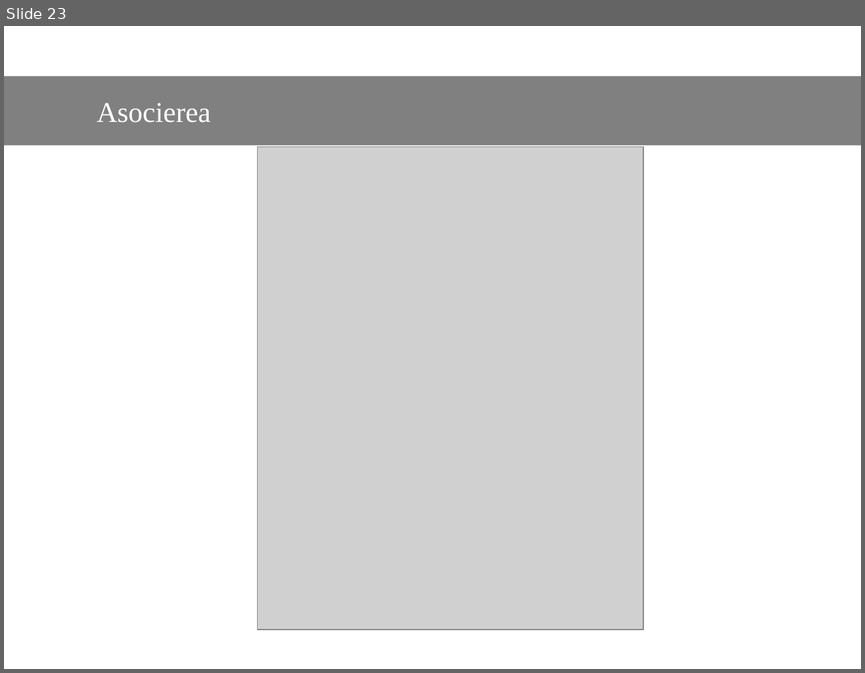
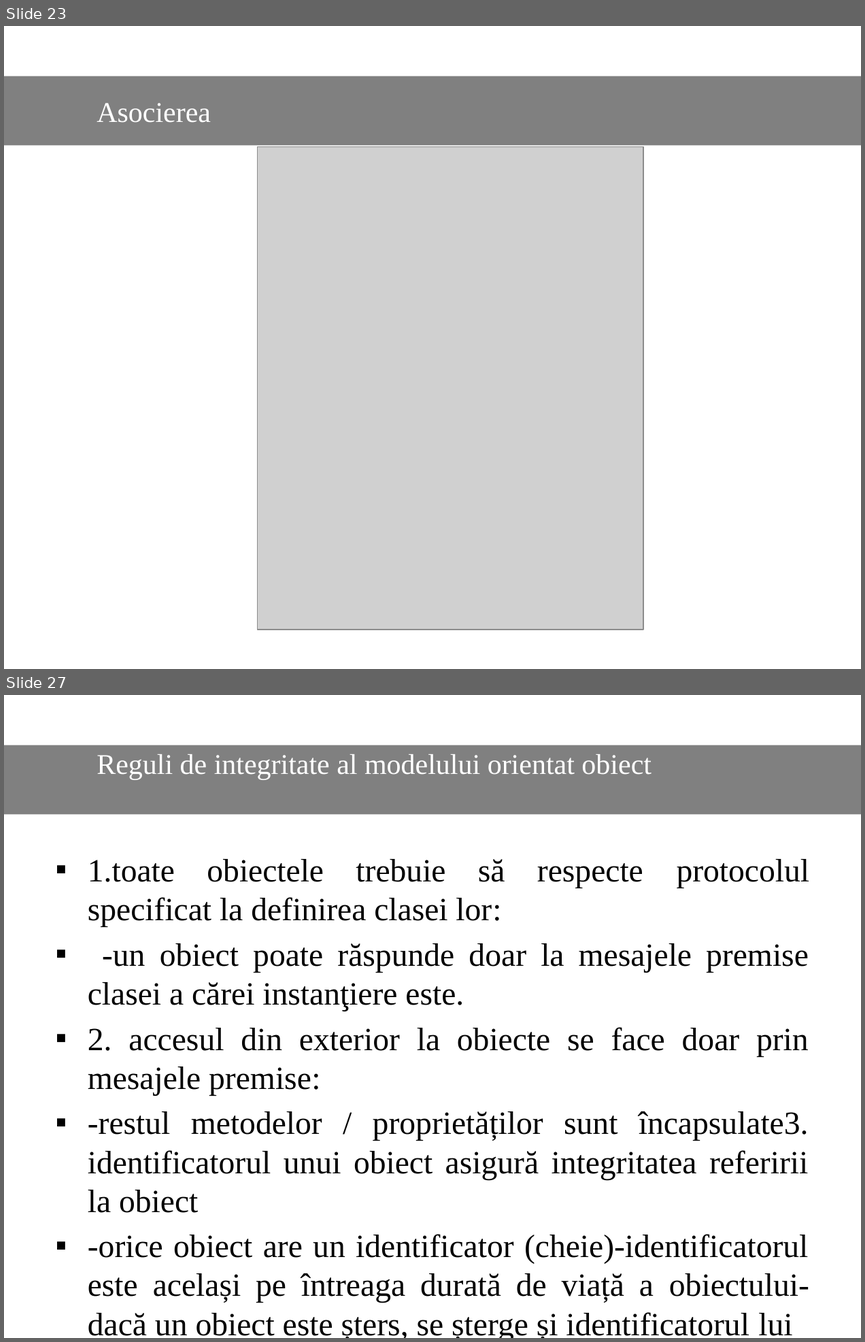
Before and after one commit to Dani25/BDOO, a slide deck: bdoo.pptx. Shown one above the other, each under a label of ours: slide 23 before the commit, slides 23 and 27 after it; the slides between them are not shown. The pictures are 865x673 and 865x1342 pixels, drawn with LibreOffice and Linux fonts; fonts in the diff are those of the drawing; grey boxes stand for pictures. Boxes give left, top, right and bottom in pixels: in the first picture for what was removed or moved away, otherwise in the second. Text is boxed around its words. In the diff, an @@ line names an element or a change of style, - is before the commit and + after.

```diff
--- a/bdoo.pptx
+++ b/bdoo.pptx
@@ slide 27 added at <box>4,695,861,1338</box>, background #FFFFFF @@
@@ rectangle added at <box>4,745,861,814</box>, fill #808080, 24 pt, text #FFFFFF @@
+Reguli de integritate al modelului orientat obiect
@@ text added at <box>88,859,810,1338</box>, 27.2 pt, text #000000 @@
+▪ 1.toate obiectele trebuie să respecte protocolul specificat la definirea clasei lor:
+▪ -un obiect poate răspunde doar la mesajele premise clasei a cărei instanţiere este.
+▪ 2. accesul din exterior la obiecte se face doar prin mesajele premise:
+▪ -restul metodelor / proprietăților sunt încapsulate3. identificatorul unui obiect asigură integritatea referirii la obiect
+▪ -orice obiect are un identificator (cheie)-identificatorul este același pe întreaga durată de viață a obiectului-dacă un obiect este șters, se șterge și identificatorul lui
```
Also in this commit, not shown: 8 other slides added.
